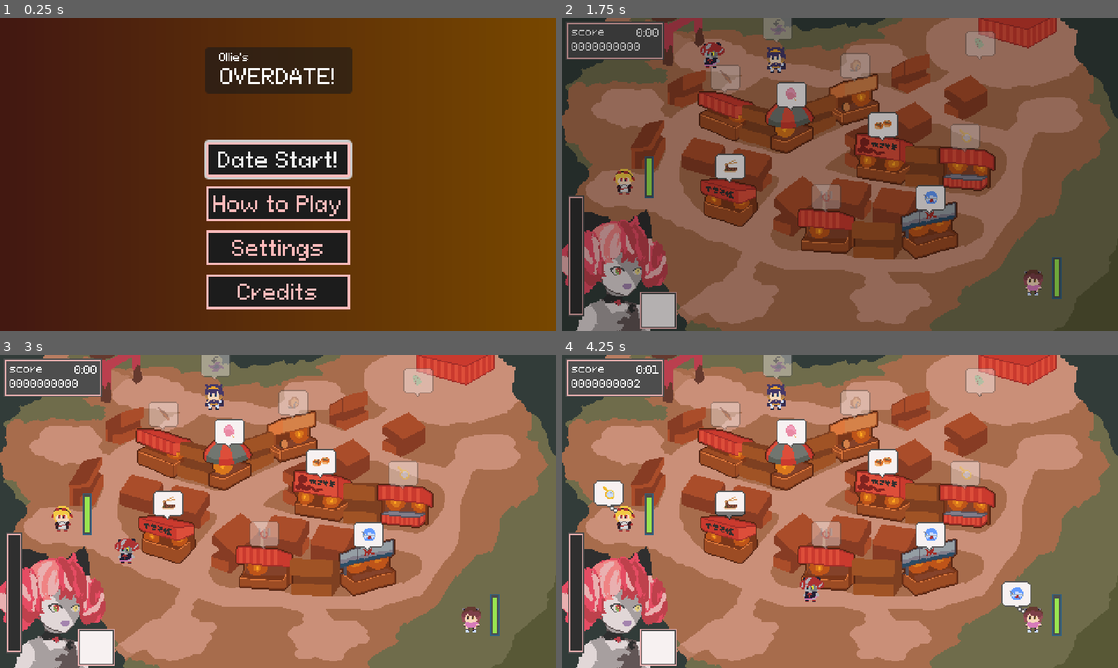
Above: before the commit, frames 1-4 (two rows, left to right).
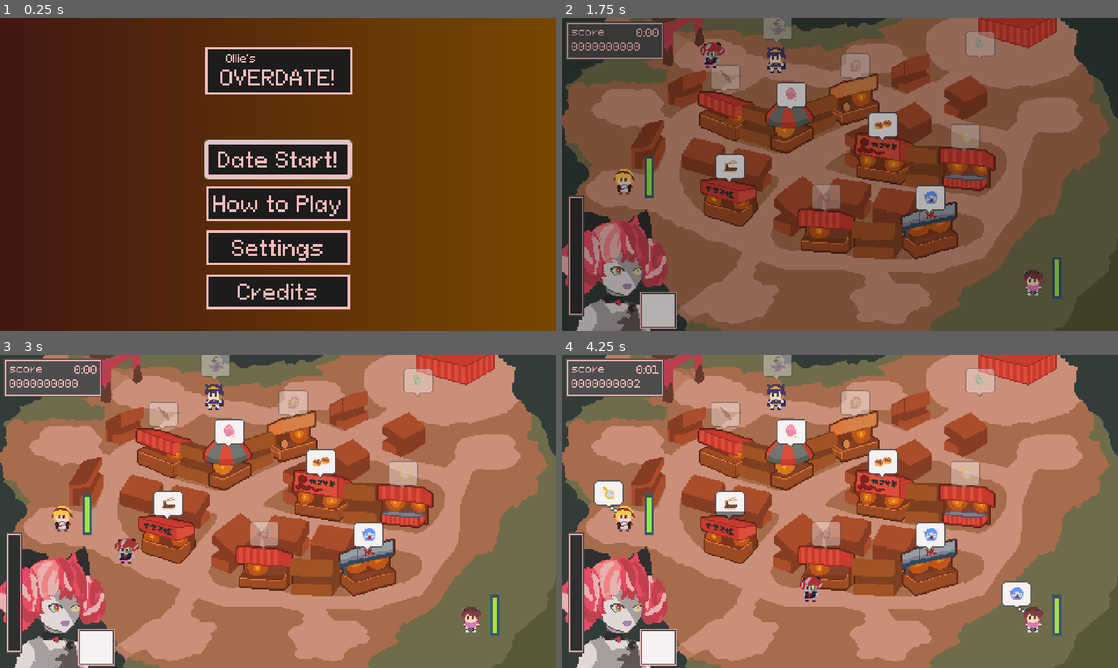
Above: after the commit, the same moments.

Repository: laxeminute/ollie-endless-date
Game: Godot game, scene res://src/interface/title_screen.tscn
The game is run twice, just before and just after one commit, with the same random seed, the same clock (stepped at 60 frames per second) and the same inputs. Sound files missing from this copy of the repository are replaced by a short silence.
Inputs (mouse positions are in pixels of both pictures, inside the frame that each line leads up to):
- Up to frame 1 (0.25 s): no input
- Up to frame 2 (1.75 s): click "Date Start!" at 0.5 s; move the mouse to (962, 158) at 1.27 s; click (962, 158) at 1.42 s
- Up to frame 3 (3 s): move the mouse to (166, 527) at 2.02 s; click (166, 527) at 2.17 s; move the mouse to (333, 442) at 2.77 s; click (333, 442) at 2.92 s
- Up to frame 4 (4.25 s): tap Enter at 3.5 s; move the mouse to (812, 574) at 3.52 s; click (812, 574) at 3.67 s

The runs differ from the first frame. In frame 1, 2.8% of the frame differs, in the area x 36-64%, y 9-48%; in frame 2, 0.2%; in frame 3, 0.2%; in frame 4, 0.2%.

Commit message:
Standardize font color in default theme

Diff:
--- a/src/interface/default_theme.tres
+++ b/src/interface/default_theme.tres
@@ -8,7 +8,12 @@
 default_font = ExtResource("3_2ycch")
 default_font_size = 18
 Button/colors/font_color = Color(1, 0.733333, 0.733333, 1)
+Button/colors/font_focus_color = Color(1, 0.733333, 0.733333, 1)
 Button/colors/font_hover_color = Color(0.109804, 0.109804, 0.109804, 1)
+Button/colors/font_pressed_color = Color(1, 0.733333, 0.733333, 1)
 Button/styles/hover = ExtResource("1_27ci4")
 Button/styles/normal = ExtResource("1_c4ass")
+Label/colors/font_color = Color(1, 0.733333, 0.733333, 1)
 Panel/styles/panel = ExtResource("1_c4ass")
+PanelContainer/styles/panel = ExtResource("1_c4ass")
+RichTextLabel/colors/default_color = Color(1, 0.733333, 0.733333, 1)
